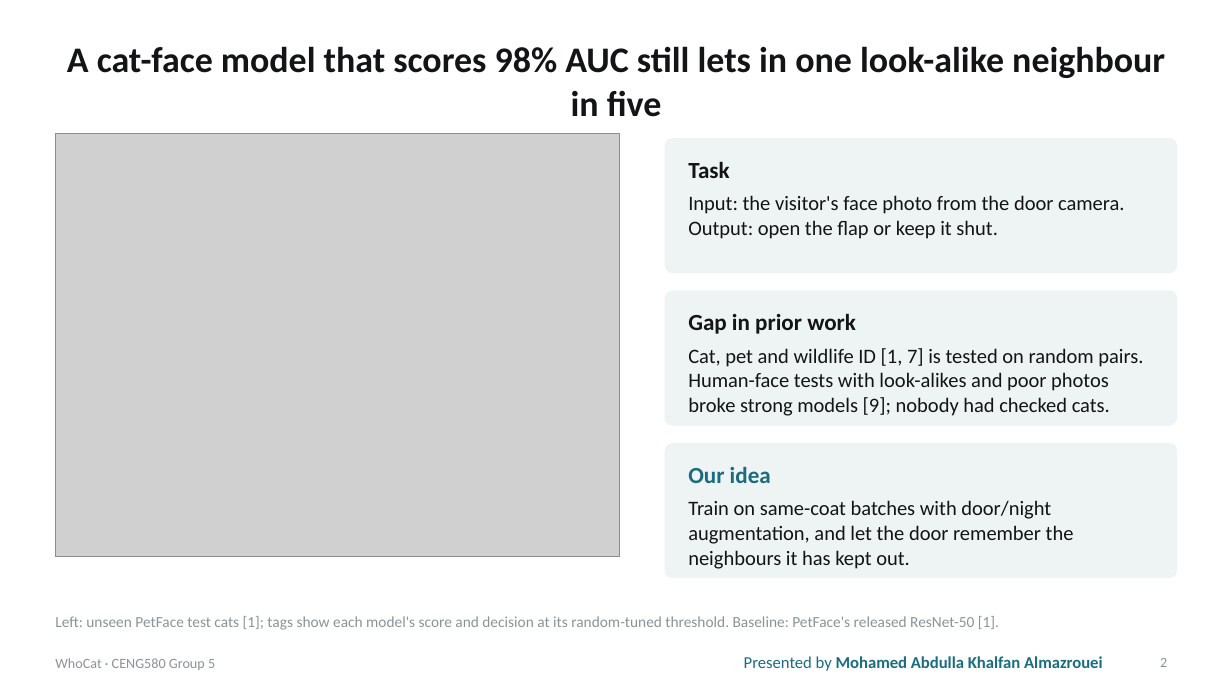
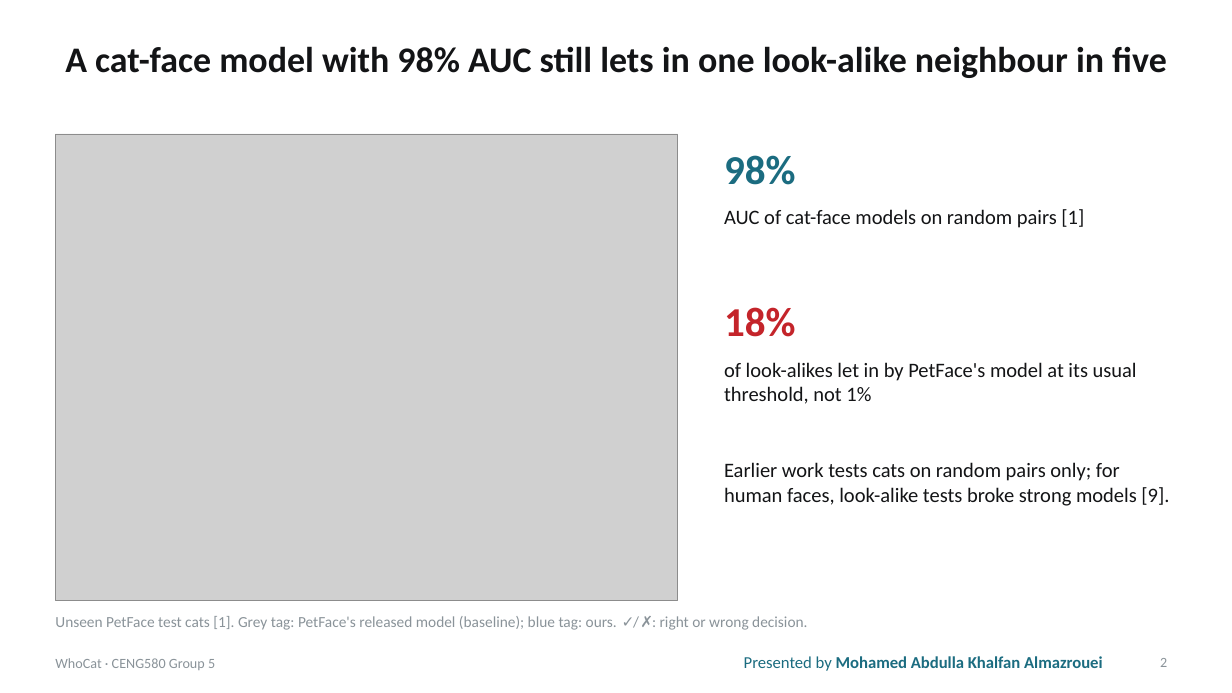
Before and after one commit to mustafanfj/WhoCat, a slide deck: slide 2 of paper/WhoCat_CENG580_Presentation.pptx. Drawn at 1232x693 pixels with LibreOffice and Linux fonts; fonts in the diff are those of the drawing; grey boxes stand for pictures. Boxes give left, top, right and bottom in pixels: in the first picture for what was removed or moved away, otherwise in the second. Text is boxed around its words. In the diff, an @@ line names an element or a change of style, - is before the commit and + after.

```diff
--- a/paper/WhoCat_CENG580_Presentation.pptx
+++ b/paper/WhoCat_CENG580_Presentation.pptx
@@ title at (x1=65, y1=46, x2=1167, y2=78): text changed @@
-A cat-face model that scores 98% AUC still lets in one look-alike neighbour in five
+A cat-face model with 98% AUC still lets in one look-alike neighbour in five
@@ picture resized from (x1=55, y1=134, x2=619, y2=556) to (x1=55, y1=134, x2=678, y2=601) @@
@@ rounded rectangle removed at (x1=665, y1=139, x2=1177, y2=273) @@
@@ text removed at (x1=688, y1=161, x2=729, y2=178) @@
-Task
@@ text added at (x1=724, y1=155, x2=796, y2=185), 32 pt, text #1B6C80, bold @@
+98%
@@ text removed at (x1=688, y1=195, x2=1125, y2=239) @@
-Input: the visitor's face photo from the door camera. Output: open the flap or keep it shut.
@@ text added at (x1=724, y1=209, x2=1084, y2=228), 16 pt, text #131416 @@
+AUC of cat-face models on random pairs [1]
@@ rounded rectangle removed at (x1=665, y1=291, x2=1177, y2=425) @@
@@ text removed at (x1=688, y1=313, x2=856, y2=334) @@
-Gap in prior work
@@ text added at (x1=724, y1=307, x2=796, y2=337), 32 pt, text #C4242A, bold @@
+18%
@@ text removed at (x1=688, y1=348, x2=1143, y2=416) @@
-Cat, pet and wildlife ID [1, 7] is tested on random pairs. Human-face tests with look-alikes and poor photos broke strong models [9]; nobody had checked cats.
@@ text added at (x1=724, y1=362, x2=1137, y2=404), 16 pt, text #131416 @@
+of look-alikes let in by PetFace's model at its usual threshold, not 1%
@@ rounded rectangle removed at (x1=665, y1=444, x2=1177, y2=578) @@
@@ text removed at (x1=688, y1=466, x2=771, y2=483) @@
-Our idea
@@ text added at (x1=724, y1=462, x2=1169, y2=506), 16 pt, text #131416 @@
+Earlier work tests cats on random pairs only; for human faces, look-alike tests broke strong models [9].
@@ text removed at (x1=688, y1=500, x2=1074, y2=569) @@
-Train on same-coat batches with door/night augmentation, and let the door remember the neighbours it has kept out.
@@ text at (x1=55, y1=616, x2=807, y2=630): text changed @@
-Left: unseen PetFace test cats [1]; tags show each model's score and decision at its random-tuned threshold. Baseline: PetFace's released ResNet-50 [1].
+Unseen PetFace test cats [1]. Grey tag: PetFace's released model (baseline); blue tag: ours. ✓/✗: right or wrong decision.
```
Also in this commit, not shown: 6 other slides changed, 5 slides added, 1 slide removed.
